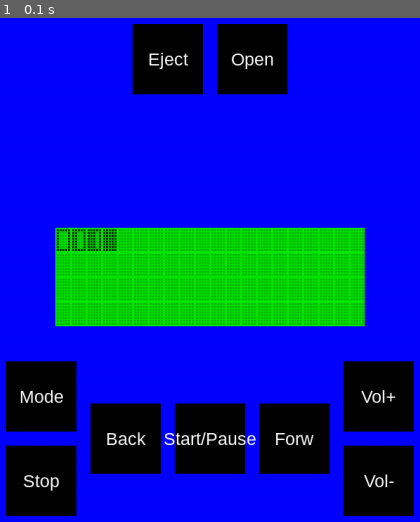
Above: before the commit, frame 1.
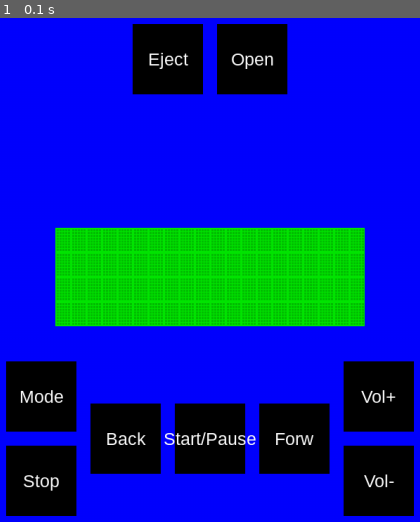
Above: after the commit, the same moment.

Repository: luctrott/Midi_game
Game: pygame game, started from Source_code/main.py
Two runs of this game, one before a commit and one after it. Both use one fixed random seed, a clock stepped at 60 frames per second and the inputs below.
Inputs:
- Up to frame 1 (0.1 s): no input

The runs differ from the first frame. In frame 1, 0.4% of the frame differs, in the area x 13-28%, y 41-47%.

Commit message:
Update flügel.py

Diff:
--- a/Source_code/flügel.py
+++ b/Source_code/flügel.py
@@ -13,7 +13,6 @@
         self.__lcd.create_char(5,CustomChars.char5)
         self.__lcd.create_char(6,CustomChars.char6)
         self.__progress_bar_chars=['\x01','\x02','\x03','\x04']
-        self.__lcd.write_string(''.join(self.__progress_bar_chars))
 
     def close(self):
         self.__lcd.close()
